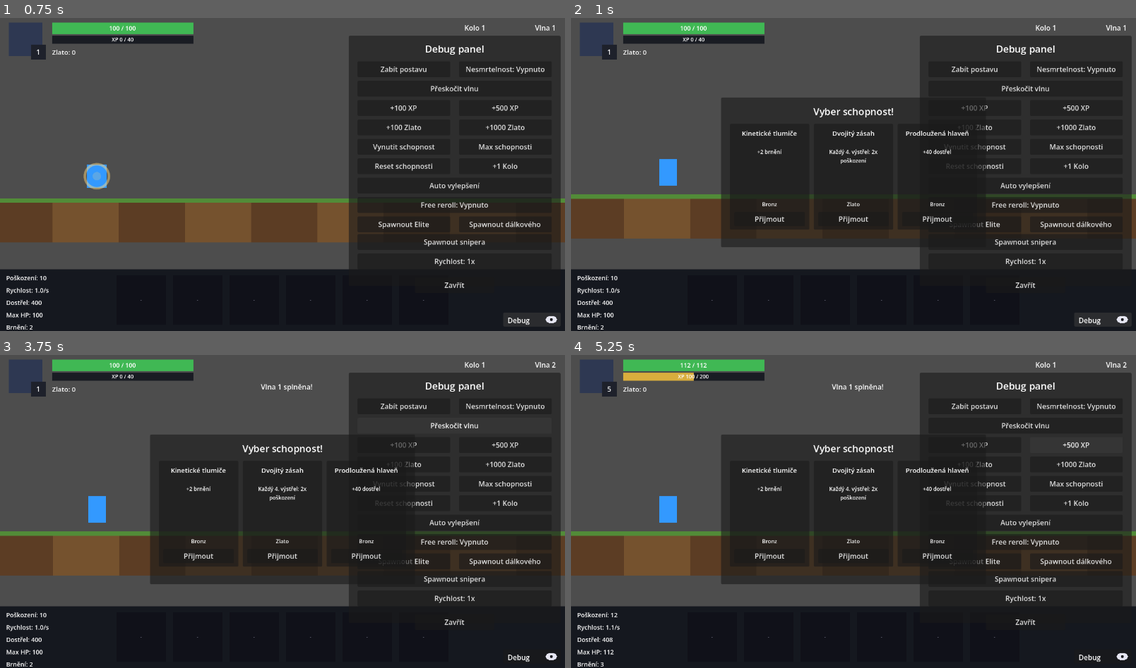
Above: before the commit, frames 1-4 (two rows, left to right).
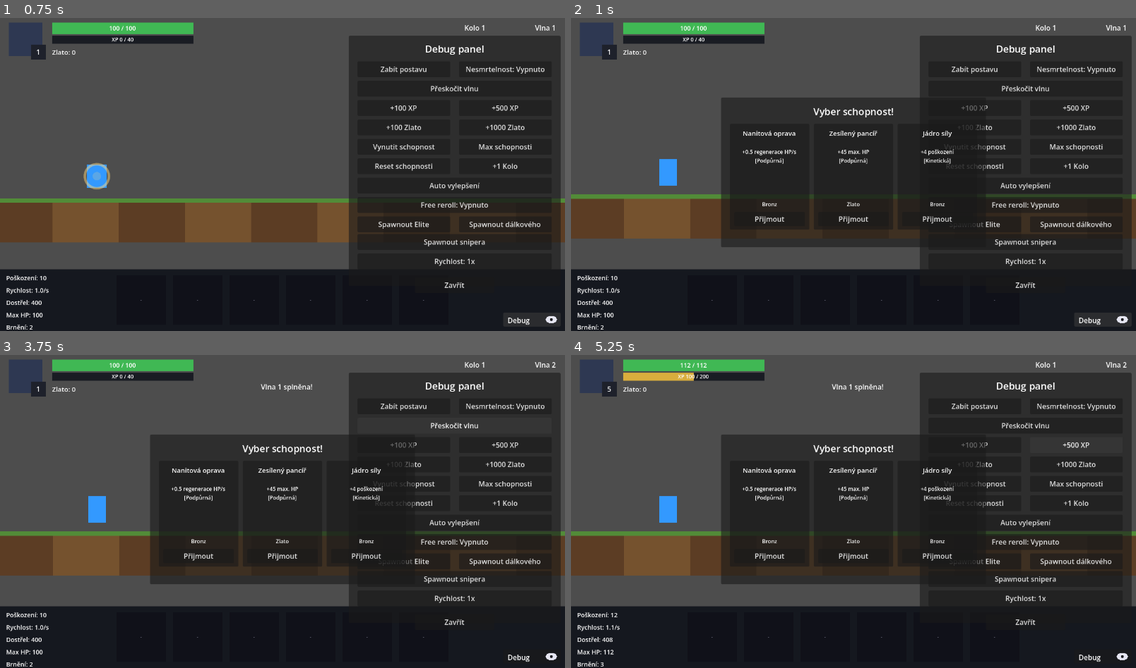
Above: after the commit, the same moments.

Repository: Wazzbi/auto-battler
Game: Godot game, scene res://scenes/main.tscn
Same seed, same stepped clock (60 frames per second), same inputs: the game is played once before the commit and once after it.
Inputs:
- Up to frame 1 (0.75 s): click "Debug" at 0.5 s
- Up to frame 2 (1 s): no input
- Up to frame 3 (3.75 s): click "Zabít postavu" at 1.25 s; click "Nesmrtelnost: Vypnuto" at 2 s; click "Nesmrtelnost: Zapnuto" at 2.75 s; click "Přeskočit vlnu" at 3.5 s
- Up to frame 4 (5.25 s): click "+100 XP" at 4.25 s; click "+500 XP" at 5 s

Frame 1 is identical in both runs. In frame 2, 0.6% of the frame differs, in the area x 30-71%, y 36-47%; in frame 3, 0.6%; in frame 4, 0.6%.

Commit message:
Add tag-based synergy between schopnosti and shop items
Every ABILITIES/SHOP_ITEMS entry now carries a "tags" array (kinetic/
precision/explosive/support) shown as a [TagName] suffix on its
description, so players can plan a build around a category before the
actual synergy piece shows up - either picking a schopnost first and
shopping for matching-tag items, or buying an item first and
prioritizing matching-tag schopnosti at future level-ups.

Two new entries actually pay that off: ABILITIES["overclock_matrix"]
(Kinetic, scales damage) and SHOP_ITEMS["resonance_array"] (Precision,
scales attack_speed) - one in each system, mirroring each other so
the synergy works in both directions. Both use a "synergy": {stat,
tag, value} dict instead of the usual flat value/stats shape; value
is the Bronze-tier bonus per owned instance sharing that tag
(counting itself), computed via the new _count_owned_with_tag()
helper which sums across owned_abilities and active_shop_items
together.

get_stat_bonus() now branches on definition.has("synergy") for both
the passive-schopnost and active-shop-item loops. Shop-item code that
used to index SHOP_ITEMS[id]["stats"] directly now uses
.get("stats", {}) instead, since resonance_array has no "stats" key
at all.

Verified with a headless test: hand-calculated get_stat_bonus()
numbers for constructed owned-ability/item combinations (including a
3-way stack), confirmed every ability/item description renders
without error at all 4 rarities, and confirmed debug_max_abilities()
still works with the new ability in the pool.

Co-Authored-By: Claude Sonnet 5 <noreply@anthropic.com>

Diff:
--- a/scripts/autoload/game_manager.gd
+++ b/scripts/autoload/game_manager.gd
@@ -98,42 +98,63 @@
 		"short_name": "Přebíječ",
 		"stats": {"damage": 6.0, "attack_speed": 0.2},
 		"cost": 200,
+		"tags": ["kinetic"],
 	},
 	"field_plating": {
 		"name": "Terénní pancéřování",
 		"short_name": "Pancéřování",
 		"stats": {"max_hp": 30.0, "armor": 3.0},
 		"cost": 200,
+		"tags": ["support"],
 	},
 	"targeting_module": {
 		"name": "Zaměřovací modul",
 		"short_name": "Zaměřovač",
 		"stats": {"attack_range": 50.0, "multishot": 1.0},
 		"cost": 220,
+		"tags": ["precision"],
 	},
 	"nanite_regenerator": {
 		"name": "Nanitový regenerátor",
 		"short_name": "Regenerátor",
 		"stats": {"hp_regen": 1.0, "armor": 3.0},
 		"cost": 180,
+		"tags": ["support"],
 	},
 	"overloaded_coils": {
 		"name": "Přetížené cívky",
 		"short_name": "Cívky",
 		"stats": {"attack_speed": 0.2, "multishot": 1.0},
 		"cost": 220,
+		"tags": ["precision"],
 	},
 	"gravity_stabilizer": {
 		"name": "Gravitační stabilizátor",
 		"short_name": "Stabilizátor",
 		"stats": {"max_hp": 30.0, "attack_range": 50.0},
 		"cost": 200,
+		"tags": ["support"],
 	},
 	"destruction_core": {
 		"name": "Jádro destrukce",
 		"short_name": "Destrukce",
 		"stats": {"damage": 6.0, "max_hp": 30.0},
 		"cost": 220,
+		"tags": ["kinetic"],
+	},
+	## Synergický item (přidáno 2026-09-25, viz "Tag synergie" v CLAUDE.md) -
+	## na rozdíl od ostatních nemá "stats" (pevný bonus), ale "synergy":
+	## bonus roste s POČTEM vlastněných věcí (schopností i aktivních itemů
+	## dohromady) se stejným tagem, včetně sebe sama. Umožňuje hráči budovat
+	## strategii kolem jednoho tagu ("beru všechno Přesné") oběma směry -
+	## koupit tohle první a pak lovit Přesné schopnosti, nebo nasbírat Přesné
+	## schopnosti a pak tohle koupit jako vyvrcholení buildu.
+	"resonance_array": {
+		"name": "Rezonanční pole",
+		"short_name": "Rezonance",
+		"synergy": {"stat": "attack_speed", "tag": "precision", "value": 0.06},
+		"cost": 220,
+		"tags": ["precision"],
 	},
 }
 ## Zobrazované jednotky pro get_shop_item_desc()/get_ability_desc() - klíče
@@ -148,12 +169,26 @@
 	"hp_regen": "regenerace HP/s",
 	"armor": "brnění",
 }
+## --- Tag synergie ---------------------------------------------------------
+## Přidáno 2026-09-25 na žádost uživatele - umožňuje si vybírat schopnosti
+## podle itemů, které chce hráč později najít v obchodě, a naopak (viz
+## "Tag synergie" v CLAUDE.md pro celý mechanismus). Každá ABILITIES/SHOP_ITEMS
+## položka nese "tags" (zatím vždy přesně 1 tag) čistě informativně - ať hráč
+## vidí kategorii i u položek, které samy synergický bonus nedávají. Skutečný
+## synergický efekt mají jen položky s klíčem "synergy" (viz
+## _count_owned_with_tag()/get_stat_bonus() níže).
+const TAG_DISPLAY_NAMES := {
+	"kinetic": "Kinetická",
+	"precision": "Přesná",
+	"explosive": "Explozivní",
+	"support": "Podpůrná",
+}
 ## Pořadí itemů v obchodě - 7 itemů na jen SHOP_ACTIVE_SLOTS aktivních slotů,
 ## takže hráč nutně jeden vynechá (nebo ho odloží do skladu) - záměrný
 ## trade-off, ne chyba v počtu.
 const SHOP_ITEM_ORDER: Array[String] = [
 	"overcharged_core", "field_plating", "targeting_module", "nanite_regenerator",
-	"overloaded_coils", "gravity_stabilizer", "destruction_core"
+	"overloaded_coils", "gravity_stabilizer", "destruction_core", "resonance_array",
 ]
 ## Kolik itemů může být najednou AKTIVNÍCH (přispívají do get_stat_bonus()).
 const SHOP_ACTIVE_SLOTS: int = 6
@@ -236,31 +271,42 @@
 const ABILITIES := {
 	"power_core": {
 		"name": "Jádro síly", "short_name": "Jádro", "type": "passive",
-		"stat": "damage", "value": 4.0,
+		"stat": "damage", "value": 4.0, "tags": ["kinetic"],
 	},
 	"rapid_coils": {
 		"name": "Rychlopalné cívky", "short_name": "Palba", "type": "passive",
-		"stat": "attack_speed", "value": 0.15,
+		"stat": "attack_speed", "value": 0.15, "tags": ["precision"],
 	},
 	"long_barrel": {
 		"name": "Prodloužená hlaveň", "short_name": "Dostřel", "type": "passive",
-		"stat": "attack_range", "value": 40.0,
+		"stat": "attack_range", "value": 40.0, "tags": ["precision"],
 	},
 	"split_rounds": {
 		"name": "Dělené střely", "short_name": "Rozptyl", "type": "passive",
-		"stat": "multishot", "value": 1.0,
+		"stat": "multishot", "value": 1.0, "tags": ["kinetic"],
 	},
 	"reinforced_plating": {
 		"name": "Zesílený pancíř", "short_name": "Pancíř", "type": "passive",
-		"stat": "max_hp", "value": 20.0,
+		"stat": "max_hp", "value": 20.0, "tags": ["support"],
 	},
 	"nanite_repair": {
 		"name": "Nanitová oprava", "short_name": "Regen", "type": "passive",
-		"stat": "hp_regen", "value": 0.5,
+		"stat": "hp_regen", "value": 0.5, "tags": ["support"],
 	},
 	"kinetic_dampers": {
 		"name": "Kinetické tlumiče", "short_name": "Tlumiče", "type": "passive",
-		"stat": "armor", "value": 2.0,
+		"stat": "armor", "value": 2.0, "tags": ["support"],
+	},
+	## Synergická schopnost (přidáno 2026-09-25, viz "Tag synergie" v
+	## CLAUDE.md) - na rozdíl od ostatních pasivních schopností nemá pevné
+	## "stat"/"value", ale "synergy": bonus roste s POČTEM vlastněných věcí
+	## (schopností i aktivních itemů dohromady) se stejným tagem, včetně sebe
+	## sama. Zrcadlí shop_items' "resonance_array" - stejný tag (precision),
+	## opačný směr (hráč si tohle může vybrat jako schopnost první a pak
+	## lovit Přesné itemy v obchodě, nebo naopak).
+	"overclock_matrix": {
+		"name": "Přetěžovací matice", "short_name": "Matice", "type": "passive",
+		"synergy": {"stat": "damage", "tag": "kinetic", "value": 1.5}, "tags": ["kinetic"],
 	},
 	"double_tap": {
 		"name": "Dvojitý zásah", "short_name": "D. zásah", "type": "active",
@@ -268,6 +314,7 @@
 		"trigger_values": [6, 5, 4, 3],
 		"effect": "damage_multiplier",
 		"effect_params": {"multiplier": 2.0},
+		"tags": ["explosive"],
 	},
 	"orbital_bombardment": {
 		"name": "Orbitální bombardování", "short_name": "Orbitál", "type": "active",
@@ -281,12 +328,13 @@
 		## project_future_active_abilities v paměti), ne lokalizovaná exploze.
 		## První odhad, nedoladěno playtestingem.
 		"effect_params": {"damage": 30.0},
+		"tags": ["explosive"],
 	},
 }
 ## Pořadí schopností v HUD - stejný účel jako SHOP_ITEM_ORDER.
 const ABILITY_ORDER: Array[String] = [
 	"power_core", "rapid_coils", "long_barrel", "split_rounds", "reinforced_plating",
-	"nanite_repair", "kinetic_dampers", "double_tap", "orbital_bombardment",
+	"nanite_repair", "kinetic_dampers", "overclock_matrix", "double_tap", "orbital_bombardment",
 ]
 ## Kolik schopností se nabídne v jedné nabídce - vráceno na 3 (stejně jako
 ## dřívější DRAFT_CHOICE_COUNT) teď, když je pool dost velký na skutečnou
@@ -690,38 +738,72 @@
 	_try_merge_ability(ability_id, rarity + 1)
 
 
+## Kolik OWNED INSTANCÍ (schopností i aktivních obchodních itemů dohromady,
+## ne unikátních ID) nese daný tag - viz "Tag synergie" v CLAUDE.md. Stash
+## itemy se NEpočítají (stejné pravidlo jako get_stat_bonus() - jen aktivní
+## itemy přispívají do statů). Používá se jak pro výpočet synergických
+## bonusů (get_stat_bonus()), tak pro jejich popis (get_ability_desc()/
+## get_shop_item_desc()).
+func _count_owned_with_tag(tag: String) -> int:
+	var count: int = 0
+	for entry in owned_abilities:
+		var tags: Array = ABILITIES[entry["ability_id"]].get("tags", [])
+		if tags.has(tag):
+			count += 1
+	for entry in active_shop_items:
+		var tags: Array = SHOP_ITEMS[entry["item_id"]].get("tags", [])
+		if tags.has(tag):
+			count += 1
+	return count
+
+
 ## Popis schopnosti na dané raritě. Pasivní schopnosti mají obecný cyklus
 ## (jako get_shop_item_desc()), aktivní jsou zatím natvrdo podle dvou
 ## existujících trigger/effect párů - až přibude třetí, přejde i tahle větev
-## na obecnější dispatch podle definition["trigger"]/["effect"].
+## na obecnější dispatch podle definition["trigger"]/["effect"]. Každá větev
+## připojí na konec vlastní tag(y) (viz "Tag synergie" v CLAUDE.md) - i
+## nesynergické schopnosti tag ukazují, ať si hráč může předem plánovat, co
+## by k nim v budoucnu pasovalo.
 func get_ability_desc(ability_id: String, rarity: int) -> String:
 	var definition: Dictionary = ABILITIES[ability_id]
+	var tag_suffix: String = _format_tag_suffix(definition.get("tags", []))
 
 	if definition["type"] == "passive":
+		if definition.has("synergy"):
+			var synergy: Dictionary = definition["synergy"]
+			var per_count: float = float(synergy["value"]) * PASSIVE_EFFECT_MULTIPLIERS[rarity]
+			var synergy_stat_name: String = STAT_DISPLAY_NAMES.get(synergy["stat"], synergy["stat"])
+			var synergy_tag_name: String = TAG_DISPLAY_NAMES.get(synergy["tag"], synergy["tag"])
+			return "+%s %s za každou vlastněnou věc s tagem „%s“%s" % [
+				_format_stat_number(per_count), synergy_stat_name, synergy_tag_name, tag_suffix
+			]
 		var value: float = float(definition["value"]) * PASSIVE_EFFECT_MULTIPLIERS[rarity]
 		var stat_name: String = STAT_DISPLAY_NAMES.get(definition["stat"], definition["stat"])
-		return "+%s %s" % [_format_stat_number(value), stat_name]
+		return "+%s %s%s" % [_format_stat_number(value), stat_name, tag_suffix]
 
 	var params: Dictionary = definition["effect_params"]
 	if definition["trigger"] == "shot_count" and definition["effect"] == "damage_multiplier":
 		var interval: int = definition["trigger_values"][rarity]
 		var mult: float = float(params["multiplier"])
-		return "Každý %d. výstřel: %sx poškození" % [interval, _format_stat_number(mult)]
+		return "Každý %d. výstřel: %sx poškození%s" % [interval, _format_stat_number(mult), tag_suffix]
 
 	if definition["trigger"] == "time_elapsed" and definition["effect"] == "aoe_strike":
 		var charge: float = float(definition["trigger_values"][rarity])
 		var damage: float = float(params["damage"])
-		return "Nabíjí %s s, pak %s poškození všem nepřátelům" % [_format_stat_number(charge), _format_stat_number(damage)]
+		return "Nabíjí %s s, pak %s poškození všem nepřátelům%s" % [
+			_format_stat_number(charge), _format_stat_number(damage), tag_suffix
+		]
 
 	return definition["name"]
 
 
 ## Celkový bonus ke statu - jediné místo, kde se progrese promítá do statů,
-## player.gd si ho jen přičítá ke svým base hodnotám. Sčítá tři zdroje:
-## automatický LEVEL_STAT_GROWTH (malá podlaha), pasivní schopnosti a aktivní
-## obchodní itemy. AKTIVNÍ schopnosti (type "active") sem záměrně NEpatří -
-## nedávají pasivní bonus ke statu, mají vlastní trigger/effect logiku (viz
-## player.gd's _consume_ability_triggers()/_process_time_based_abilities()).
+## player.gd si ho jen přičítá ke svým base hodnotám. Sčítá ČTYŘI zdroje:
+## automatický LEVEL_STAT_GROWTH (malá podlaha), pasivní schopnosti (pevné i
+## tag-synergické), aktivní obchodní itemy (pevné i tag-synergické). AKTIVNÍ
+## schopnosti (type "active") sem záměrně NEpatří - nedávají pasivní bonus ke
+## statu, mají vlastní trigger/effect logiku (viz player.gd's
+## _consume_ability_triggers()/_process_time_based_abilities()).
 func get_stat_bonus(stat_id: String) -> float:
 	var bonus: float = 0.0
 
@@ -730,13 +812,25 @@
 
 	for entry in owned_abilities:
 		var definition: Dictionary = ABILITIES[entry["ability_id"]]
-		if definition["type"] == "passive" and definition["stat"] == stat_id:
-			bonus += float(definition["value"]) * PASSIVE_EFFECT_MULTIPLIERS[entry["rarity"]]
+		if definition["type"] != "passive":
+			continue
+		var multiplier: float = PASSIVE_EFFECT_MULTIPLIERS[entry["rarity"]]
+		if definition.has("synergy"):
+			var synergy: Dictionary = definition["synergy"]
+			if synergy["stat"] == stat_id:
+				bonus += float(synergy["value"]) * multiplier * float(_count_owned_with_tag(synergy["tag"]))
+		elif definition["stat"] == stat_id:
+			bonus += float(definition["value"]) * multiplier
 
 	for entry in active_shop_items:
-		var stats: Dictionary = SHOP_ITEMS[entry["item_id"]]["stats"]
+		var definition: Dictionary = SHOP_ITEMS[entry["item_id"]]
+		var multiplier: float = SHOP_RARITY_MULTIPLIERS[entry["rarity"]]
+		var stats: Dictionary = definition.get("stats", {})
 		if stats.has(stat_id):
-			bonus += float(stats[stat_id]) * SHOP_RARITY_MULTIPLIERS[entry["rarity"]]
+			bonus += float(stats[stat_id]) * multiplier
+		var synergy: Dictionary = definition.get("synergy", {})
+		if not synergy.is_empty() and synergy["stat"] == stat_id:
+			bonus += float(synergy["value"]) * multiplier * float(_count_owned_with_tag(synergy["tag"]))
 
 	return bonus
 
@@ -750,16 +844,41 @@
 
 ## Popis itemu se staty přepočítanými na danou raritu - na rozdíl od
 ## statického textu (co SHOP_ITEMS už nemá, viz komentář výše) tohle vždy
-## odpovídá tomu, co item na daném stupni skutečně dává.
+## odpovídá tomu, co item na daném stupni skutečně dává. `.get("stats", {})`
+## místo přímého `["stats"]`, protože synergické itemy (viz "resonance_array")
+## tenhle klíč vůbec nemají - mají "synergy" místo toho.
 func get_shop_item_desc(item_id: String, tier: ShopRarity) -> String:
+	var definition: Dictionary = SHOP_ITEMS[item_id]
 	var multiplier: float = SHOP_RARITY_MULTIPLIERS[tier]
-	var stats: Dictionary = SHOP_ITEMS[item_id]["stats"]
 	var lines: Array[String] = []
+
+	var stats: Dictionary = definition.get("stats", {})
 	for stat_id in stats:
 		var value: float = float(stats[stat_id]) * multiplier
 		var stat_name: String = STAT_DISPLAY_NAMES.get(stat_id, stat_id)
 		lines.append("+%s %s" % [_format_stat_number(value), stat_name])
-	return "\n".join(lines)
+
+	if definition.has("synergy"):
+		var synergy: Dictionary = definition["synergy"]
+		var per_count: float = float(synergy["value"]) * multiplier
+		var synergy_stat_name: String = STAT_DISPLAY_NAMES.get(synergy["stat"], synergy["stat"])
+		var synergy_tag_name: String = TAG_DISPLAY_NAMES.get(synergy["tag"], synergy["tag"])
+		lines.append("+%s %s za každou vlastněnou věc s tagem „%s“" % [
+			_format_stat_number(per_count), synergy_stat_name, synergy_tag_name
+		])
+
+	return "\n".join(lines) + _format_tag_suffix(definition.get("tags", []))
+
+
+## Sdílené formátování tagu na konec popisu (get_ability_desc()/
+## get_shop_item_desc()) - prázdný řetězec, když položka žádný tag nemá.
+func _format_tag_suffix(tags: Array) -> String:
+	if tags.is_empty():
+		return ""
+	var names: Array = []
+	for tag in tags:
+		names.append(TAG_DISPLAY_NAMES.get(tag, tag))
+	return "\n[%s]" % ", ".join(names)
 
 
 func _format_stat_number(value: float) -> String:
Not shown, changed: CLAUDE.md
